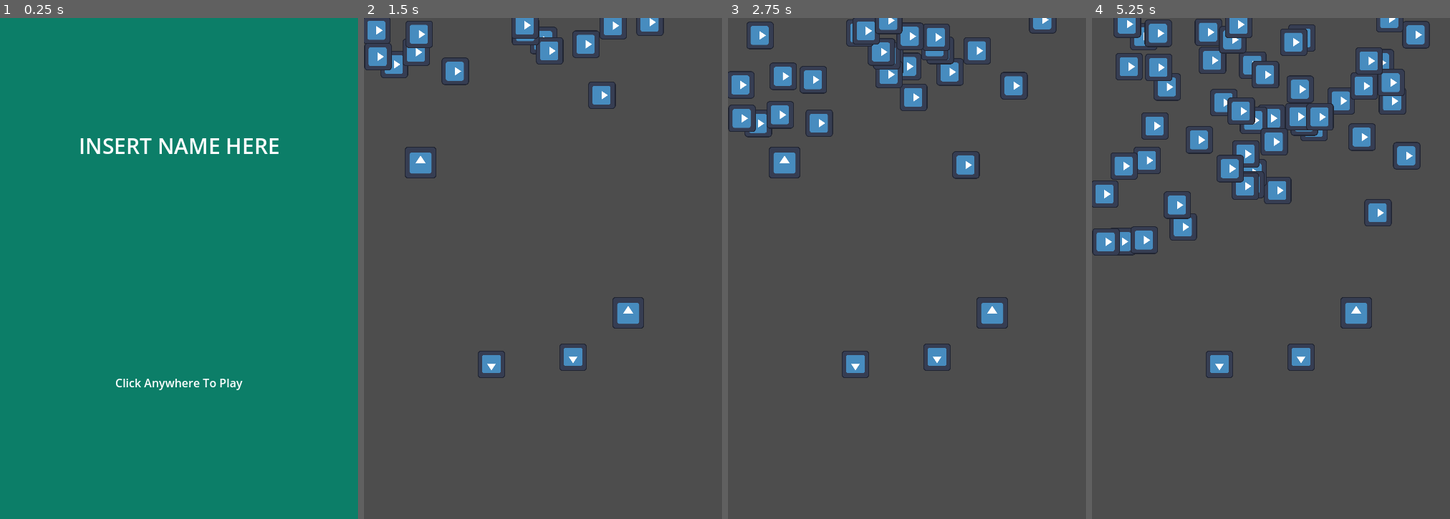
Above: before the commit, frames 1-4 (left to right).
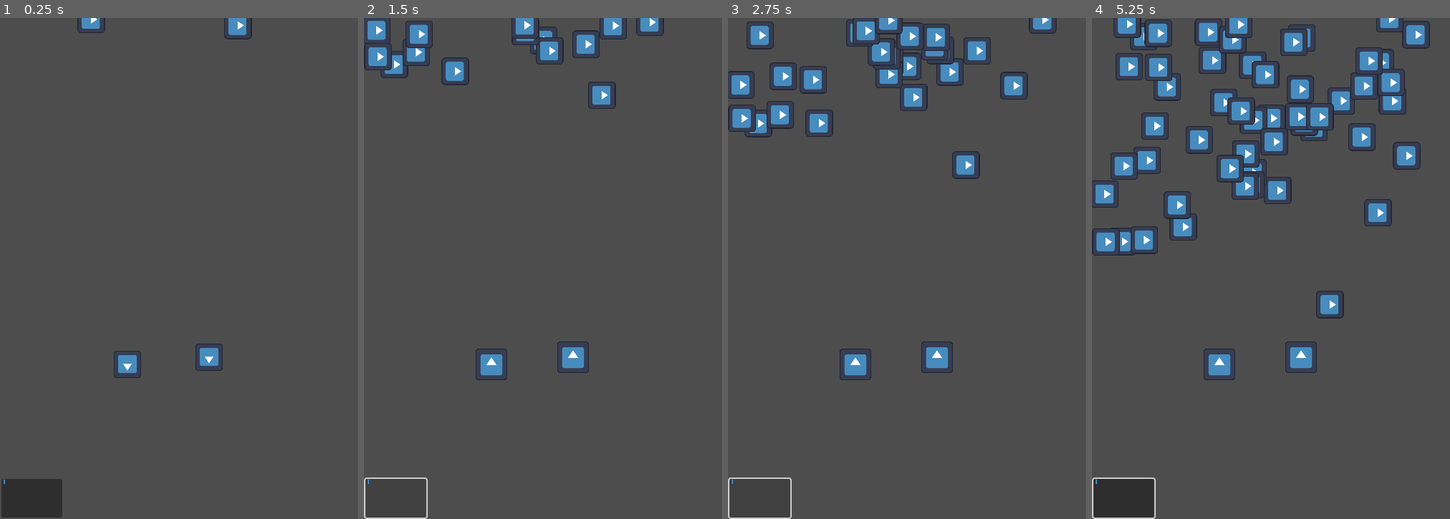
Above: after the commit, the same moments.

Repository: Chet-afk/tower-def
Game: Godot game, scene res://main.tscn
Two runs of this game, one before a commit and one after it. Both use one fixed random seed, a clock stepped at 60 frames per second and the inputs below. The engine's default icon, where the game draws it, is replaced by a stand-in: a white triangle on a blue panel in a dark square.
Inputs (mouse positions are in pixels of both pictures, inside the frame that each line leads up to):
- Up to frame 1 (0.25 s): no input
- Up to frame 2 (1.5 s): click (396, 498) at 0.52 s; click (396, 498) at 1.27 s
- Up to frame 3 (2.75 s): click (760, 498) at 2.02 s
- Up to frame 4 (5.25 s): move the mouse to (1149, 163) at 2.77 s; press the mouse at (1149, 163) at 2.78 s; move the mouse to (1356, 313) at 3.52 s; release the mouse at (1356, 313) at 3.53 s; click (1356, 313) at 3.6 s; move the mouse to (1306, 158) at 4.27 s; press the mouse at (1306, 158) at 4.28 s; move the mouse to (1253, 368) at 5.02 s; release the mouse at (1253, 368) at 5.03 s; click (1253, 368) at 5.1 s

The runs differ from the first frame. In frame 1, 100% of the frame differs, in the area x 0-100%, y 0-100%; in frame 2, 1.2%; in frame 3, 1.2%; in frame 4, 2.4%.
Error before the commit: Cannot call method 'get_global_position' on a null value. (res://Units/PlayerUnit.gd:117)

Commit message:
Can spawn units from button press

Diff:
--- /dev/null
+++ b/tower_def/UI/tower_spawner.gd
@@ -0,0 +1,16 @@
+extends Button
+
+@export var unit: PackedScene
+
+
+func _on_button_up():
+	var placers = get_tree().get_nodes_in_group("placement_node")
+
+	for each_placer in placers:
+		if not each_placer.is_holding():
+			var new_unit:player_unit_base = unit.instantiate()
+			new_unit.set_placer(each_placer)
+			new_unit.set_global_position(each_placer.get_global_position())
+			each_placer.set_unit(new_unit)
+			get_parent().add_child(new_unit)
+			return
--- /dev/null
+++ b/tower_def/UI/tower_spawner.tscn
@@ -0,0 +1,18 @@
+[gd_scene load_steps=4 format=3 uid="uid://dre5btxi6etgh"]
+
+[ext_resource type="Script" path="res://UI/tower_spawner.gd" id="1_s4jc3"]
+[ext_resource type="PackedScene" uid="uid://bkvuyohk73tvt" path="res://Units/short_rangeunit.tscn" id="2_xh87c"]
+[ext_resource type="Texture2D" uid="uid://ci5bdk1igpd3" path="res://Sprites/icon.svg" id="3_a1pw4"]
+
+[node name="tower_spawner" type="Button"]
+offset_right = 8.0
+offset_bottom = 8.0
+script = ExtResource("1_s4jc3")
+unit = ExtResource("2_xh87c")
+
+[node name="Sprite2D" type="Sprite2D" parent="."]
+position = Vector2(4, 4)
+scale = Vector2(0.0234375, 0.0664063)
+texture = ExtResource("3_a1pw4")
+
+[connection signal="button_up" from="." to="." method="_on_button_up"]
--- a/tower_def/Units/placement.gd
+++ b/tower_def/Units/placement.gd
@@ -1,14 +1,6 @@
 extends Node2D
 class_name Placer
 var unit: player_unit_base = null
-# Called when the node enters the scene tree for the first time.
-func _ready():
-	pass # Replace with function body.
-
-
-# Called every frame. 'delta' is the elapsed time since the previous frame.
-func _process(delta):
-	pass
 
 func is_holding():
 	return unit != null
--- a/tower_def/Units/placement.tscn
+++ b/tower_def/Units/placement.tscn
@@ -14,7 +14,7 @@
 scale = Vector2(0.3, 0.3)
 texture = ExtResource("2_1awry")
 
-[node name="PlaceDetect" type="Area2D" parent="." groups=["placers"]]
+[node name="PlaceDetect" type="Area2D" parent="."]
 
 [node name="CollisionShape2D" type="CollisionShape2D" parent="PlaceDetect"]
 position = Vector2(0, -0.1875)
--- a/tower_def/main.tscn
+++ b/tower_def/main.tscn
@@ -1,11 +1,10 @@
-[gd_scene load_steps=8 format=3 uid="uid://ymnccg0mpo1e"]
+[gd_scene load_steps=7 format=3 uid="uid://ymnccg0mpo1e"]
 
 [ext_resource type="Script" path="res://main.gd" id="1_txsfw"]
 [ext_resource type="PackedScene" uid="uid://d3kmj55i1xx7f" path="res://UI/menu.tscn" id="1_uuig7"]
 [ext_resource type="PackedScene" uid="uid://c88jauj4dh3im" path="res://Units/enemy.tscn" id="2_fj7eb"]
 [ext_resource type="PackedScene" uid="uid://obndp0uxr3fg" path="res://Units/placement.tscn" id="3_24vqi"]
-[ext_resource type="PackedScene" uid="uid://c8aew0avw85ej" path="res://Units/player_unit.tscn" id="5_uvvqn"]
-[ext_resource type="PackedScene" uid="uid://bkvuyohk73tvt" path="res://Units/short_rangeunit.tscn" id="6_13h1d"]
+[ext_resource type="PackedScene" uid="uid://dre5btxi6etgh" path="res://UI/tower_spawner.tscn" id="5_5ytty"]
 
 [sub_resource type="Curve2D" id="Curve2D_1kf2a"]
 _data = {
@@ -18,6 +17,7 @@
 enemies = ExtResource("2_fj7eb")
 
 [node name="Menu" parent="." instance=ExtResource("1_uuig7")]
+visible = false
 
 [node name="Placement3" parent="." instance=ExtResource("3_24vqi")]
 position = Vector2(292, 474)
@@ -35,10 +35,10 @@
 wait_time = 0.1
 autostart = true
 
-[node name="ShortRangeunit" parent="." instance=ExtResource("6_13h1d")]
-position = Vector2(79, 202)
-
-[node name="PlayerUnit" parent="." instance=ExtResource("5_uvvqn")]
-position = Vector2(369, 412)
+[node name="tower_spawner" parent="." instance=ExtResource("5_5ytty")]
+offset_left = 2.0
+offset_top = 644.0
+offset_right = 87.0
+offset_bottom = 698.0
 
 [connection signal="timeout" from="MobSpawn" to="." method="_on_mob_spawn_timeout"]
